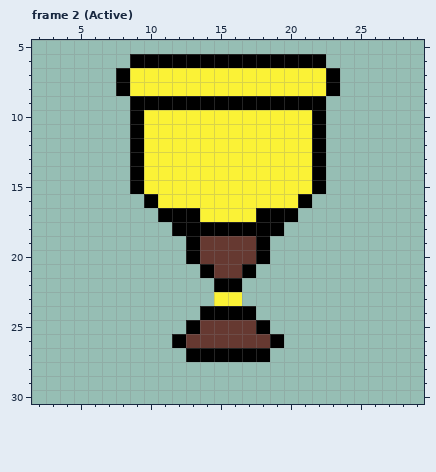
One commit to this pixel-art file: res/trophies.aseprite. The picture above is the old version.
32x32 pixels, 7 frames. Colours within 5 levels of each other are drawn and written as one. Shown: frame 2 (Active): x 2..29, y 5..30. The commit also changed other frames, which this record leaves out.
The result:
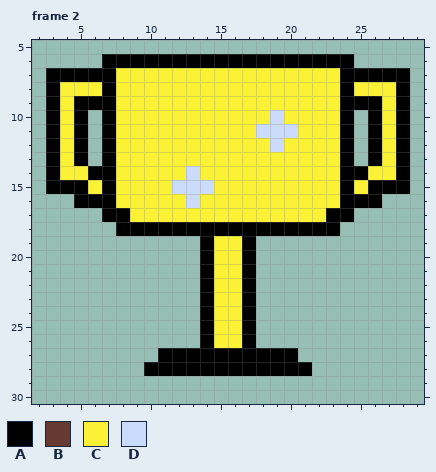
Palette (. is transparent): A #000000  B #663931  C #fbf236  D #cbdbfc
From old to new:
Frame 2:
Colour A now appears in row 6 at x 7 to 8 and 23 to 24; in row 7 at x 3 to 7 and 24 to 28; in row 8 at x 3, 7, 24 and 28; in row 9 at x 3, 5 to 7, 24 to 26 and 28; in rows 10 to 13 at x 3, 5, 7, 24, 26 and 28; in row 14 at x 3, 6 to 7, 24 to 25 and 28.
Colour A now appears in row 15 at x 3 to 5, 7, 24 and 26 to 28; in row 16 at x 5 to 7 and 24 to 26; in row 17 at x 7 to 8 and 23 to 24; in row 18 at x 8 to 11 and 20 to 23; in rows 22 to 23 at x 14 and 17; in row 27 at x 11 to 12 and 19 to 20.
Colour A now appears in row 28 at x 10 to 21.
The author changed colour B to colour A in rows 19 to 20 at x 14 and 17; in rows 25 to 26 at x 14 and 17.
Colour C now appears in row 8 at x 4 to 6 and 25 to 27; in rows 9 to 13 at x 4, 8, 23 and 27; in row 14 at x 4 to 5, 8, 23 and 26 to 27; in row 15 at x 6, 8, 23 and 25; in row 16 at x 8 to 9 and 22 to 23; in row 17 at x 9 to 10 and 21 to 22.
The author changed colour A to colour C in rows 7 to 8 at x 8 and 23; in row 9 at x 9 to 22; in rows 10 to 15 at x 9 and 22; in row 16 at x 10 and 21; in row 17 at x 11 to 13 and 18 to 20; in row 22 at x 15 to 16.
The author changed colour A to colour C in row 24 at x 15 to 16.
The author changed colour B to colour C in rows 19 to 21 at x 15 to 16; in rows 25 to 26 at x 15 to 16.
The author changed colour C to colour D in row 10 at x 19; in row 11 at x 18 to 20; in row 12 at x 19; in row 14 at x 13; in row 15 at x 12 to 14; in row 16 at x 13.
Colour A is gone in rows 19 to 20 at x 13 and 18; in row 25 at x 13 and 18; in row 26 at x 12 and 19.
Colour B is gone in row 26 at x 13 and 18.
Boxes around the changes in both pictures, in picture pixels (x1, y1, x2, y2):
changed: (46, 54, 410, 376)
